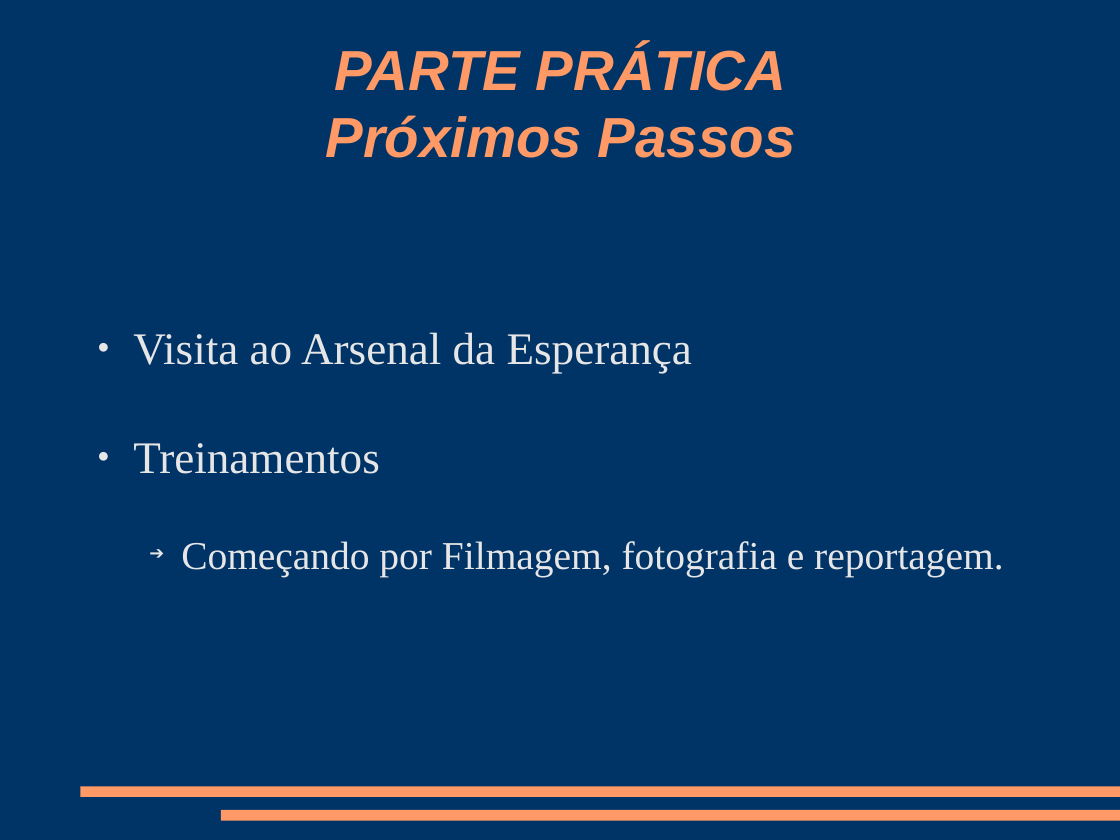
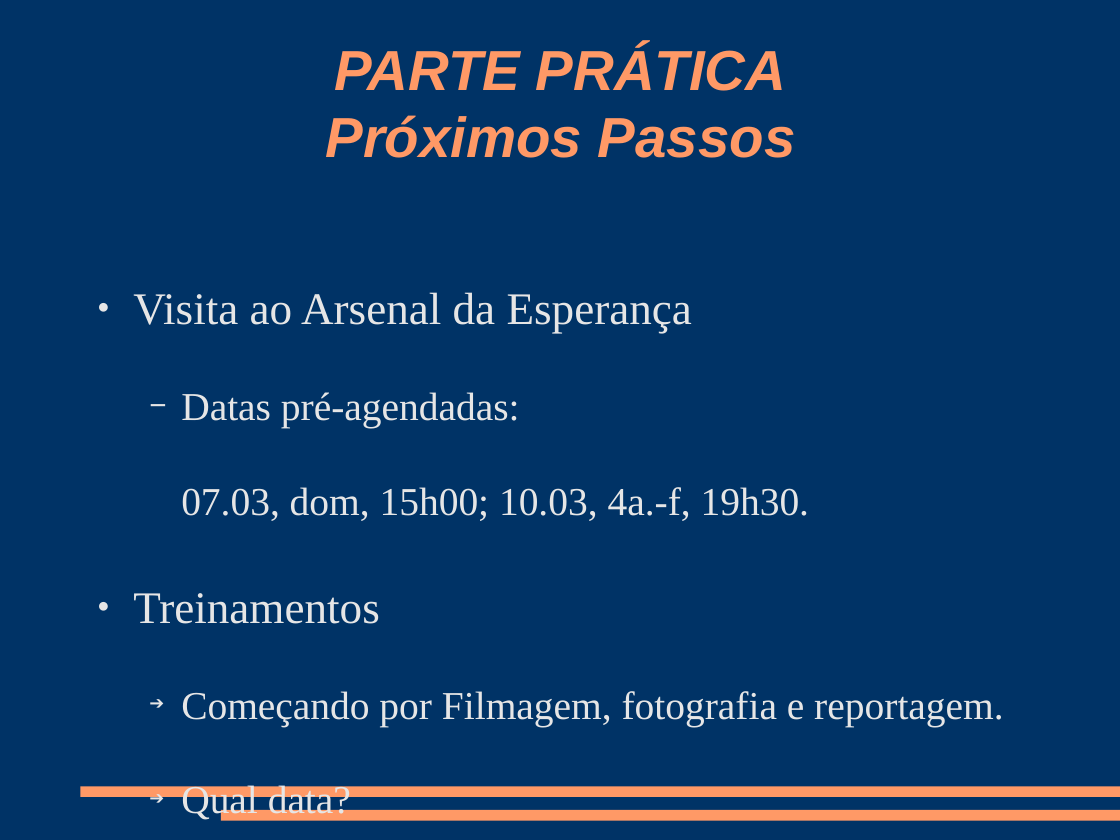
Before and after one commit to mptrv/docpcrista, a slide deck: slide 46 of docpcrista-orientacoes_da_dinamica.odp (slide 33 before the commit). Drawn at 1120x840 pixels with LibreOffice and Linux fonts; fonts in the diff are those of the drawing. Boxes give left, top, right and bottom in pixels: in the first picture for what was removed or moved away, otherwise in the second. Text is boxed around its words. In the diff, an @@ line names an element or a change of style, - is before the commit and + after.

```diff
--- a/docpcrista-orientacoes_da_dinamica.odp
+++ b/docpcrista-orientacoes_da_dinamica.odp
@@ text "Visita ao Arsenal da Esperança": place and size @@
-text "Visita ao Arsenal da Esperança" at box(133, 332, 1003, 577)
+text "Visita ao Arsenal da Esperança" at box(133, 292, 1003, 822)
@@ text at box(181, 392, 809, 521): paragraphs added @@
+  − Datas pré-agendadas:
+  07.03, dom, 15h00; 10.03, 4a.-f, 19h30.
@@ text at box(181, 783, 351, 822): paragraph added @@
+  ➔ Qual data?
```
Also in this commit, not shown: 12 other slides changed, 16 slides added, 1 slide removed, 1 other file.
